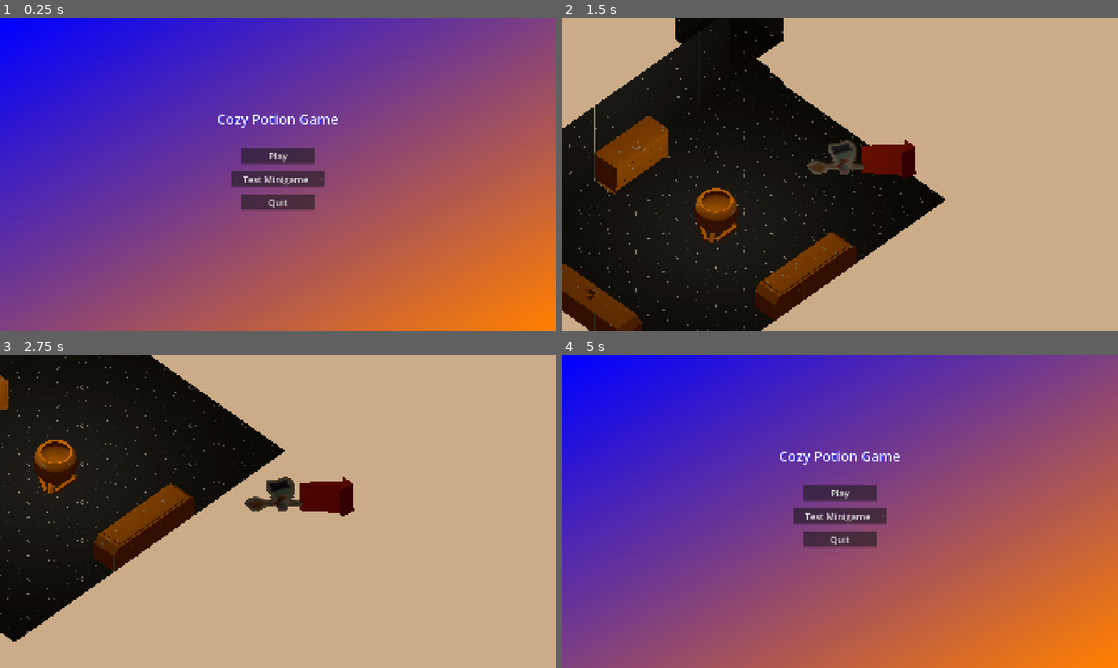
Above: before the commit, frames 1-4 (two rows, left to right).
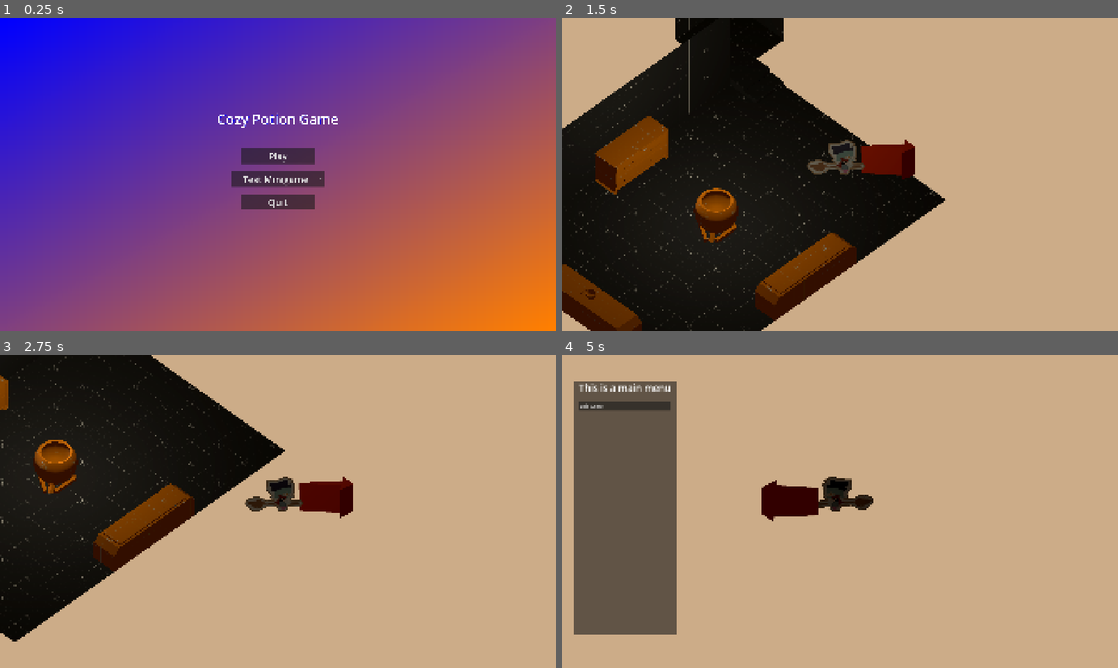
Above: after the commit, the same moments.

Repository: unimelb-game-makers/Team-Quibble-Production
Game: Godot game, scene res://scenes/game_viewport.tscn
Same seed, same stepped clock (60 frames per second), same inputs: the game is played once before the commit and once after it. Before the commit the project starts from res://scenes/menus/main.tscn.
Inputs (mouse positions are in pixels of both pictures, inside the frame that each line leads up to):
- Up to frame 1 (0.25 s): no input
- Up to frame 2 (1.5 s): click "Play" at 0.5 s; move the mouse to (962, 158) at 1.27 s; press the mouse at (962, 158) at 1.28 s; hold D (move_right) from 1.28 s (still down)
- Up to frame 3 (2.75 s): release D (move_right) at 2 s; release the mouse at (400, 495) at 2 s; drag from (166, 527) to (250, 574) at 2.02 s
- Up to frame 4 (5 s): move the mouse to (895, 442) at 2.77 s; hold D (move_right) 2.78-3.5 s; hold Right (camera_right) 2.78-3.5 s; click (895, 442) at 2.92 s; tap Enter at 3.5 s; drag from (812, 574) to (673, 464) at 3.52 s; tap Space at 4.25 s; move the mouse to (1006, 558) at 4.27 s; hold A (move_left) from 4.28 s (still down); tap Up (zoom_in) at 4.35 s; click (1006, 558) at 4.42 s; tap Escape (open_options_menu, bound only after the commit) at 4.9 s

The runs differ from the first frame. In frame 1, 0.4% of the frame differs, in the area x 39-62%, y 30-61%; in frame 2, 1.3%; in frame 3, 0.8%; in frame 4, 100%, in the area x 0-100%, y 0-100%.

Commit message:
Merge branch 'main' into popup-subwindow

Diff:
--- a/cozy-potion-game/project.godot
+++ b/cozy-potion-game/project.godot
@@ -11,13 +11,15 @@
 [application]
 
 config/name="Cozy Potion Game"
-run/main_scene="uid://dvuso6cvhqekf"
+run/main_scene="uid://2qiws8u3tfkj"
 config/features=PackedStringArray("4.7", "Forward Plus")
 config/icon="res://icon.svg"
 
 [autoload]
 
 Utils="*uid://dxmo3so2glesr"
+SceneManager="*uid://c0071jx5m4ofo"
+OptionsMenu="*uid://c7rl0bd26eupb"
 
 [display]
 
@@ -80,6 +82,12 @@
 "events": [Object(InputEventKey,"resource_local_to_scene":false,"resource_name":"","device":-1,"window_id":0,"alt_press …(192 unchanged characters)…
 ]
 }
+open_options_menu={
+"deadzone": 0.2,
+"events": [Object(InputEventKey,"resource_local_to_scene":false,"resource_name":"","device":-1,"window_id":0,"alt_pressed":false,"shift_pressed":false,"ctrl_pressed":false,"meta_pressed":false,"pressed":false,"keycode":0,"physical_keycode":4194305,"key_label":0,"unicode":0,"location":0,"echo":false,"script":null)
+, Object(InputEventKey,"resource_local_to_scene":false,"resource_name":"","device":-1,"window_id":0,"alt_pressed":false,"shift_pressed":false,"ctrl_pressed":false,"meta_pressed":false,"pressed":false,"keycode":0,"physical_keycode":4194306,"key_label":0,"unicode":0,"location":0,"echo":false,"script":null)
+]
+}
 
 [layer_names]
 
@@ -92,3 +100,4 @@
 [rendering]
 
 rendering_device/driver.windows="d3d12"
+textures/vram_compression/import_etc2_astc=true
--- /dev/null
+++ b/cozy-potion-game/scenes/game_viewport.tscn
@@ -0,0 +1,30 @@
+[gd_scene format=3 uid="uid://2qiws8u3tfkj"]
+
+[ext_resource type="Script" uid="uid://bekvcfp1wjd0x" path="res://scripts/game_viewport/game_sub_viewport.gd" id="1_th4xb"]
+[ext_resource type="PackedScene" uid="uid://dvuso6cvhqekf" path="res://scenes/main.tscn" id="2_k2gmx"]
+
+[node name="Node" type="Node" unique_id=46579256]
+
+[node name="ViewportControl" type="Control" parent="." unique_id=2029353996]
+layout_mode = 3
+anchors_preset = 15
+anchor_right = 1.0
+anchor_bottom = 1.0
+grow_horizontal = 2
+grow_vertical = 2
+
+[node name="SubViewportContainer" type="SubViewportContainer" parent="ViewportControl" unique_id=1426887070]
+layout_mode = 1
+anchors_preset = 15
+anchor_right = 1.0
+anchor_bottom = 1.0
+grow_horizontal = 2
+grow_vertical = 2
+
+[node name="SubViewport" type="SubViewport" parent="ViewportControl/SubViewportContainer" unique_id=1316752655 groups=["GameSubViewport"]]
+handle_input_locally = false
+size = Vector2i(1920, 1080)
+render_target_update_mode = 4
+script = ExtResource("1_th4xb")
+
+[node name="Main" parent="ViewportControl/SubViewportContainer/SubViewport" unique_id=391929633 instance=ExtResource("2_k2gmx")]
--- a/cozy-potion-game/scenes/menus/main.tscn
+++ b/cozy-potion-game/scenes/menus/main.tscn
@@ -42,3 +42,4 @@
 
 [node name="MainMenu" parent="UI" unique_id=44938569 instance=ExtResource("1_o5qli")]
 layout_mode = 1
+shop_scene_path = "uid://bec7ovcvsvc5q"
--- /dev/null
+++ b/cozy-potion-game/scenes/options_menu.tscn
@@ -0,0 +1,78 @@
+[gd_scene format=3 uid="uid://c7rl0bd26eupb"]
+
+[ext_resource type="Script" uid="uid://ddiesd3y05efc" path="res://scripts/autoloads/options_menu.gd" id="1_liyum"]
+
+[sub_resource type="LabelSettings" id="LabelSettings_4dvm4"]
+font_size = 33
+
+[node name="OptionsMenu" type="CanvasLayer" unique_id=1433898098 node_paths=PackedStringArray("options_menu_container", "exit_game_button")]
+script = ExtResource("1_liyum")
+options_menu_container = NodePath("Control/MarginContainer/Control/OptionsMenuContainer")
+exit_game_button = NodePath("Control/MarginContainer/Control/OptionsMenuContainer/PanelContainer/VBoxContainer/MarginContainer/ExitGameButton")
+
+[node name="Control" type="Control" parent="." unique_id=897544671]
+layout_mode = 3
+anchors_preset = 15
+anchor_right = 1.0
+anchor_bottom = 1.0
+grow_horizontal = 2
+grow_vertical = 2
+mouse_filter = 2
+
+[node name="MarginContainer" type="MarginContainer" parent="Control" unique_id=1525534556]
+layout_mode = 1
+anchors_preset = 15
+anchor_right = 1.0
+anchor_bottom = 1.0
+grow_horizontal = 2
+grow_vertical = 2
+mouse_filter = 2
+theme_override_constants/margin_left = 20
+theme_override_constants/margin_top = 20
+theme_override_constants/margin_right = 20
+theme_override_constants/margin_bottom = 20
+
+[node name="Control" type="Control" parent="Control/MarginContainer" unique_id=1292584816]
+layout_mode = 2
+mouse_filter = 2
+
+[node name="OptionsMenuContainer" type="MarginContainer" parent="Control/MarginContainer/Control" unique_id=279762709 groups=["OptionsMenuContainer"]]
+layout_mode = 1
+anchors_preset = -1
+anchor_left = 0.058000002
+anchor_top = 0.059000004
+anchor_right = 0.259
+anchor_bottom = 0.919
+offset_left = -0.040000916
+offset_top = -0.36000443
+offset_right = -0.9200134
+offset_bottom = 0.23999023
+offset_transform_enabled = true
+theme_override_constants/margin_left = 10
+theme_override_constants/margin_top = 10
+theme_override_constants/margin_right = 10
+theme_override_constants/margin_bottom = 10
+
+[node name="PanelContainer" type="PanelContainer" parent="Control/MarginContainer/Control/OptionsMenuContainer" unique_id=1692637642]
+layout_mode = 2
+
+[node name="VBoxContainer" type="VBoxContainer" parent="Control/MarginContainer/Control/OptionsMenuContainer/PanelContainer" unique_id=1983870235]
+layout_mode = 2
+
+[node name="Label" type="Label" parent="Control/MarginContainer/Control/OptionsMenuContainer/PanelContainer/VBoxContainer" unique_id=760924181]
+layout_mode = 2
+text = "This is a main menu"
+label_settings = SubResource("LabelSettings_4dvm4")
+horizontal_alignment = 1
+
+[node name="MarginContainer" type="MarginContainer" parent="Control/MarginContainer/Control/OptionsMenuContainer/PanelContainer/VBoxContainer" unique_id=285426307]
+layout_mode = 2
+theme_override_constants/margin_left = 20
+theme_override_constants/margin_top = 20
+theme_override_constants/margin_right = 20
+theme_override_constants/margin_bottom = 20
+
+[node name="ExitGameButton" type="Button" parent="Control/MarginContainer/Control/OptionsMenuContainer/PanelContainer/VBoxContainer/MarginContainer" unique_id=726220320]
+layout_mode = 2
+text = "Exit Game"
+alignment = 0
--- /dev/null
+++ b/cozy-potion-game/scripts/autoloads/options_menu.gd
@@ -0,0 +1,81 @@
+extends CanvasLayer
+
+@export var options_menu_container: Container
+@export var exit_game_button: Button
+var open: bool = false
+
+func _ready() -> void:
+	options_menu_container = get_tree().get_first_node_in_group("OptionsMenuContainer")
+	if not options_menu_container.is_node_ready():
+		await options_menu_container.ready
+	options_menu_container.offset_transform_enabled = true
+
+	#wait for container resize
+	await get_tree().process_frame
+	options_menu_container.offset_transform_position = get_options_menu_out_position()
+	options_menu_container.hide()
+
+	connect_buttons()
+
+func connect_buttons() -> void:
+	#TODO: exiting the game should probably be more graceful than this
+	exit_game_button.pressed.connect(get_tree().quit)
+
+func _input(event: InputEvent) -> void:
+	#print_debug(event.as_text())
+	#print_debug(event.is_action_pressed("open_options_menu"))
+	if event.is_action_pressed("open_options_menu"):
+		if not open:
+			open_options_menu()
+		else:
+			close_options_menu()
+		# this key should always open the options menu, and only
+		# open the options menu
+		get_viewport().set_input_as_handled()
+
+func open_options_menu() -> void:
+	#TODO give focus to first button in the options menu for non-mouse users
+	if not options_menu_container:
+		return
+	open = true
+	animate_options_menu_in()
+
+func close_options_menu() -> void:
+	if not options_menu_container:
+		return
+
+	open = false
+	animate_options_menu_out()
+
+	var focus_owner = get_viewport().gui_get_focus_owner()
+	if focus_owner:
+		focus_owner.release_focus()
+
+func animate_options_menu_in() -> void:
+	if not options_menu_container:
+		return
+	#calls show at start and end of animation in case of user spamming
+	#the menu button
+	options_menu_container.show()
+	var tween = get_tree().create_tween()
+
+	tween.set_ease(Tween.EASE_OUT)
+	tween.set_trans(Tween.TRANS_CUBIC)
+
+	tween.tween_property(options_menu_container, "offset_transform_position", Vector2.ZERO, 0.2)
+	tween.tween_callback(options_menu_container.show)
+
+func animate_options_menu_out() -> void:
+	if not options_menu_container:
+		return
+
+	var tween = get_tree().create_tween()
+
+	tween.set_ease(Tween.EASE_IN)
+	tween.set_trans(Tween.TRANS_CUBIC)
+	var out_pos = get_options_menu_out_position()
+	tween.tween_property(options_menu_container, "offset_transform_position", out_pos, 0.2)
+	tween.tween_callback(options_menu_container.hide)
+
+func get_options_menu_out_position() -> Vector2:
+	return Vector2(-(options_menu_container.global_position.x + options_menu_container.size.x), 0)
--- /dev/null
+++ b/cozy-potion-game/scripts/game_viewport/game_sub_viewport.gd
@@ -0,0 +1,8 @@
+class_name GameSubviewport extends SubViewport
+
+func _ready() -> void:
+	var base_width = ProjectSettings.get_setting("display/window/size/viewport_width")
+	var base_height = ProjectSettings.get_setting("display/window/size/viewport_height")
+	var base_size = Vector2i(base_width, base_height)
+	assert(size == base_size, "The game's window size is not the same size as the subviewport.
+	This might cause an issue. I don't know.")
--- /dev/null
+++ b/cozy-potion-game/scripts/game_viewport/scene_manager.gd
@@ -0,0 +1,57 @@
+extends Control
+
+#the viewport in which the game world and ui is rendered
+var sub_viewport: SubViewport:
+	get():
+		if sub_viewport:
+			return sub_viewport
+		elif is_inside_tree():
+			sub_viewport = get_tree().get_first_node_in_group("GameSubViewport")
+			return sub_viewport
+		return null
+
+func _ready() -> void:
+	sub_viewport = get_tree().get_first_node_in_group("GameSubViewport")
+
+func change_active_scene_to_packed(scene: PackedScene) -> bool:
+	if not scene.can_instantiate() or not sub_viewport:
+		return false
+
+	var new_scene_node = scene.instantiate()
+
+	if sub_viewport.get_child_count(0) == 1:
+		sub_viewport.get_child(0).queue_free()
+	await get_tree().process_frame
+
+	sub_viewport.add_child(new_scene_node)
+	return true
+
+func change_active_scene_to_file(path: String) -> bool:
+	assert(sub_viewport, "A sub viewport could not be found")
+
+	var error = ResourceLoader.load_threaded_request(path)
+
+	if error:
+		print_debug("error while loading scene resource with code: %s" % error)
+		return false
+
+	var scene = await wait_for_resource(path)
+
+	if not scene or not scene is PackedScene:
+		return false
+
+	return await change_active_scene_to_packed(scene)
+
+func wait_for_resource(path: String) -> Resource:
+	while true:
+		var status = ResourceLoader.load_threaded_get_status(path)
+		match status:
+			ResourceLoader.THREAD_LOAD_LOADED:
+				return ResourceLoader.load_threaded_get(path)
+			ResourceLoader.THREAD_LOAD_FAILED, ResourceLoader.THREAD_LOAD_INVALID_RESOURCE:
+				print_debug("Error loading resource. Error code: ", status)
+				return null
+			ResourceLoader.THREAD_LOAD_IN_PROGRESS:
+				await get_tree().process_frame
+	#seems unneccessary, but godot was angry at me
+	return null
--- a/cozy-potion-game/scripts/main_menu.gd
+++ b/cozy-potion-game/scripts/main_menu.gd
@@ -4,6 +4,8 @@
 
 @onready var main_scene: Node = get_parent().get_parent() # ideally i would want a
 # nice autoloader script to get the main scene
+
+@onready var shop_scene_path := "uid://bec7ovcvsvc5q"
 
 
 func _ready() -> void:
@@ -13,12 +15,12 @@
 
 func _on_play_button_pressed() -> void:
 	# TODO
-	main_scene.switch_scene(self, minigame_packed_scenes[0].instantiate())
+	SceneManager.change_active_scene_to_file(shop_scene_path)
 
 
 func _on_test_button_item_selected(_index: int) -> void:
 	if _index >= 2:
-		main_scene.switch_scene(self, minigame_packed_scenes[_index - 2].instantiate())
+		SceneManager.change_active_scene_to_packed(minigame_packed_scenes[_index - 2])
 
 
 func _on_quit_button_pressed() -> void:
Not shown, changed: cozy-potion-game/assets/models/enviroment/Cauldron_Placeholder/Cauldron_Placeholder.fbm/Placeholder_Character.png.import
Not shown, changed: cozy-potion-game/assets/models/enviroment/Cutting_Table_Placeholder/Cauldron_Placeholder.fbm/Placeholder_Character.png.import
Not shown, changed: cozy-potion-game/assets/models/enviroment/Mortar_Pestle_Table_Placeholder/Cauldron_Placeholder.fbm/Placeholder_Character.png.import
Not shown, changed: cozy-potion-game/assets/models/enviroment/NPC_Shopkeeper_Placeholder/NPC_Shopkeeper_Placeholder.fbm/Placeholder_Character.png.import
Not shown, changed: cozy-potion-game/assets/models/enviroment/Room_Layout_Placeholder/Cauldron_Placeholder.fbm/Placeholder_Character.png.import
Not shown, changed: cozy-potion-game/assets/models/enviroment/Spice_Cabinet_Placeholder/Cauldron_Placeholder.fbm/Placeholder_Character.png.import
Not shown, changed: cozy-potion-game/assets/models/mimi/Mimi - Side.png.import
Not shown, added: cozy-potion-game/export_presets.cfg
Not shown, added: cozy-potion-game/scripts/autoloads/options_menu.gd.uid
Not shown, added: cozy-potion-game/scripts/game_viewport/game_sub_viewport.gd.uid
Not shown, added: cozy-potion-game/scripts/game_viewport/scene_manager.gd.uid
Not shown, added: .github/ci-cd.example.env
(and 5 more such lines)
